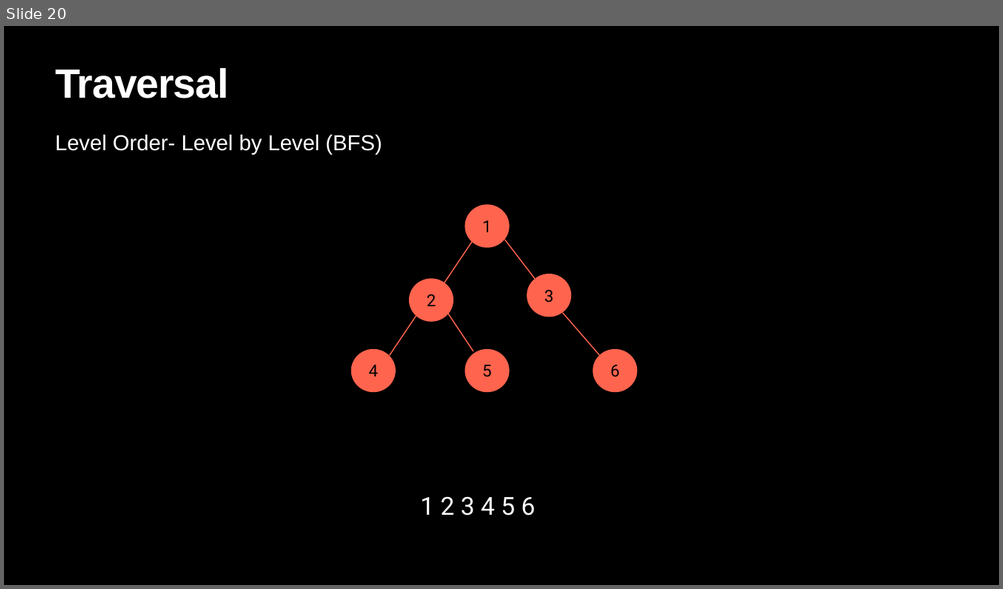
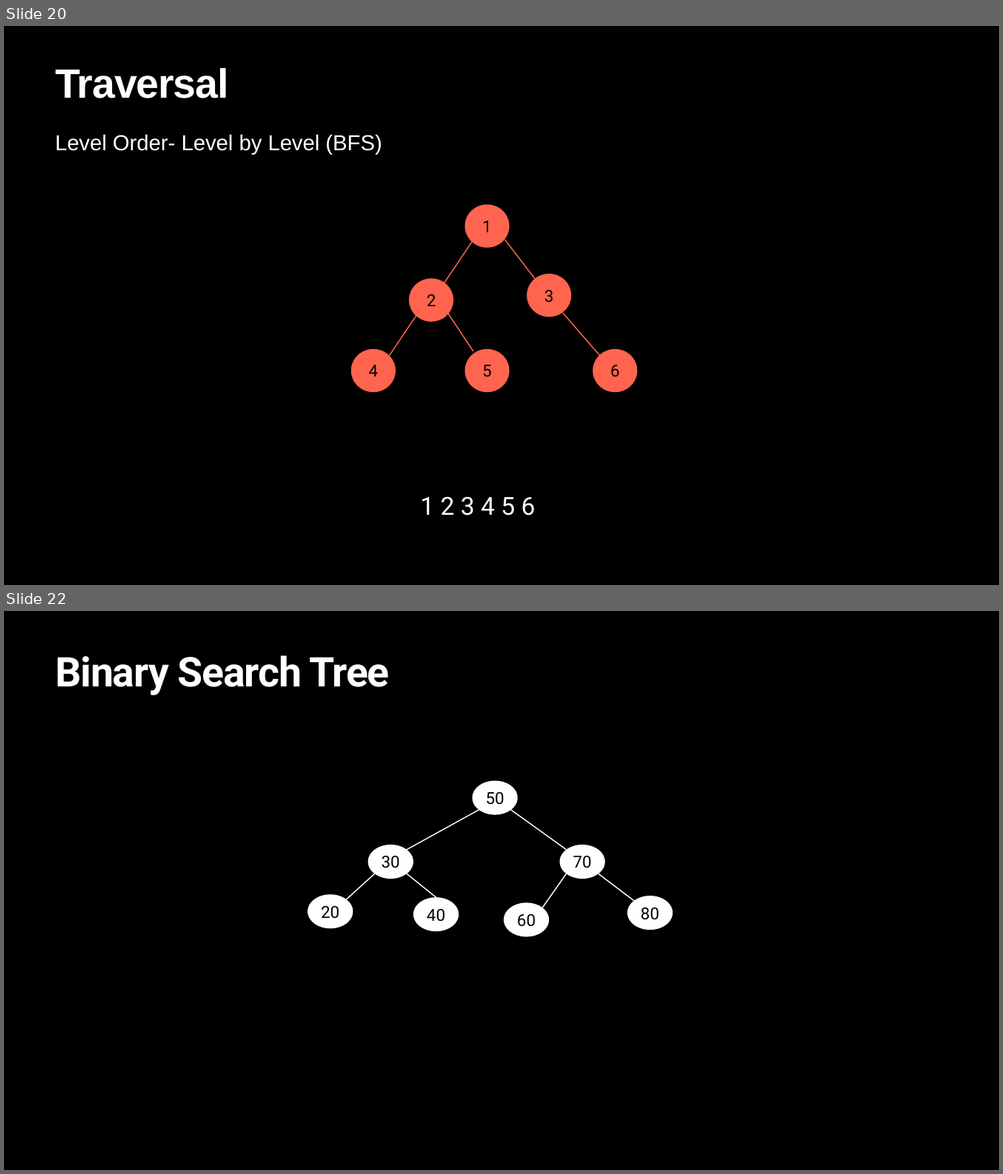
Before and after one commit to LearnCodeWithDurgesh/YouTube-DSA-Series, a slide deck: Tree Types.pptx. Shown one above the other, each under a label of ours: slide 20 before the commit, slides 20 and 22 after it; the slides between them are not shown. The pictures are 1003x589 and 1003x1174 pixels, drawn with LibreOffice and Linux fonts; fonts in the diff are those of the drawing; background and template pictures are left out. Boxes give left, top, right and bottom in pixels: in the first picture for what was removed or moved away, otherwise in the second. Text is boxed around its words. In the diff, an @@ line names an element or a change of style, - is before the commit and + after.

```diff
--- a/Tree Types.pptx
+++ b/Tree Types.pptx
@@ slide 22 added at [4,611,999,1170], background picture (left out) @@
@@ title added at [55,655,390,695], 79 pt, text #FFFFFF, bold @@
+Binary Search Tree
@@ ellipse added at [472,780,518,815], fill #FFFFFF, 32 pt, text #000000 @@
+50
@@ line added from (479, 810) to (407, 850), #FFFFFF 2 pt @@
@@ line added from (511, 810) to (566, 850), #FFFFFF 2 pt @@
@@ ellipse added at [367,845,413,879], fill #FFFFFF, 32 pt, text #000000 @@
+30
@@ ellipse added at [559,845,605,879], fill #FFFFFF, 32 pt, text #000000 @@
+70
@@ line added from (374, 874) to (346, 900), #FFFFFF 2 pt @@
@@ line added from (407, 874) to (436, 897), #FFFFFF 2 pt @@
@@ line added from (566, 874) to (542, 908), #FFFFFF 2 pt @@
@@ line added from (598, 874) to (634, 901), #FFFFFF 2 pt @@
@@ ellipse added at [307,894,353,928], fill #FFFFFF, 32 pt, text #000000 @@
+20
@@ ellipse added at [413,897,458,931], fill #FFFFFF, 32 pt, text #000000 @@
+40
@@ ellipse added at [627,896,673,930], fill #FFFFFF, 32 pt, text #000000 @@
+80
@@ ellipse added at [504,903,549,937], fill #FFFFFF, 32 pt, text #000000 @@
+60
```
Also in this commit, not shown: 2 slides changed, 2 other slides added, 7 other files.
